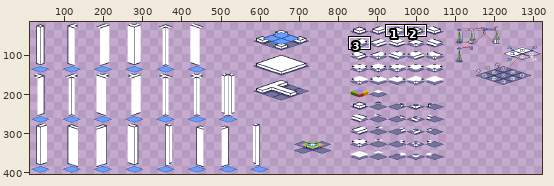
Pixel-art file: assets/images/scratchpad.aseprite. Above, an overview of the earlier version with the close-up marked.
Close-up. Before the commit:
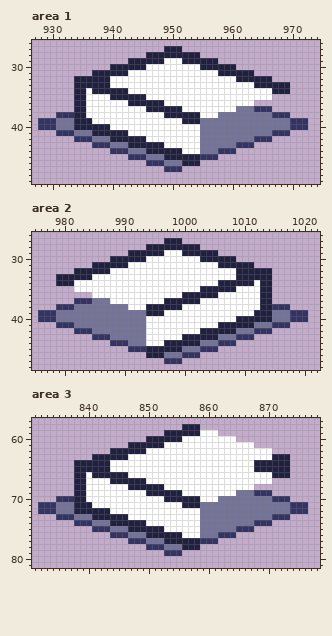
1344x416 pixels, 1 frame. Shown: area 1: x 927..974, y 26..49; area 2: x 975..1022, y 26..48; area 3: x 831..878, y 57..81. The wide view leaves out empty margins. The commit also changed other parts of the picture, which this record leaves out.
After:
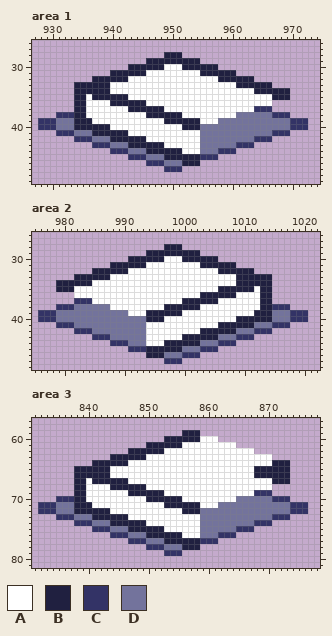
Palette (. is transparent): A #ffffff  B #202040  C #333366  D #73739c
Edits made:
layer "walls and floors #2" removed
Area 1, layer "floors":
y 27: x 949..951 BBB -> ...
y 28: x 946..948 BBB -> ...; x 952..954 BBB -> ...
y 29: x 943..945 BBB -> ...; x 949..951 AAA -> BBB; x 955..957 BBB -> ...
y 30: x 940..942 BBB -> ...; x 946..948 AAA -> BBB; x 952..954 AAA -> BBB; x 958..960 BBB -> ...
y 31: x 937..939 BBB -> ...; x 943..945 AAA -> BBB; x 955..957 AAA -> BBB; x 961..963 BBB -> ...
y 32: x 934..936 BBB -> ...; x 940..942 AAA -> BBB; x 958..960 AAA -> BBB; x 964..966 BBB -> ...
y 33: x 961..963 AAA -> BBB; x 967..969 BBB -> ...
y 34: x 936 A -> B; x 940..942 BBB -> AAA; x 964..966 AAA -> BBB
y 35: x 937..939 AAA -> BBB; x 943..945 BBB -> AAA; x 967..969 ... -> BBB
y 36: x 940..942 AAA -> BBB; x 946..948 BBB -> AAA; x 964..966 ... -> AAA
y 37: x 943..945 AAA -> BBB; x 949..951 BBB -> AAA; x 961..963 DDD -> AAA
y 38: x 946..948 AAA -> BBB; x 952..954 BBB -> AAA; x 958..960 DDD -> AAA
y 39: x 949..951 AAA -> BBB; x 955..957 DDD -> AAA
y 40: x 952..954 AAA -> BBB
Area 2, layer "floors":
y 27: x 997..999 BBB -> ...
y 28: x 994..996 BBB -> ...; x 1000..1002 BBB -> ...
y 29: x 991..993 BBB -> ...; x 997..999 AAA -> BBB; x 1003..1005 BBB -> ...
y 30: x 988..990 BBB -> ...; x 994..996 AAA -> BBB; x 1000..1002 AAA -> BBB; x 1006..1008 BBB -> ...
y 31: x 985..987 BBB -> ...; x 991..993 AAA -> BBB; x 1003..1005 AAA -> BBB; x 1009..1011 BBB -> ...
y 32: x 982..984 BBB -> ...; x 988..990 AAA -> BBB; x 1006..1008 AAA -> BBB; x 1012..1014 BBB -> ...
y 33: x 979..981 BBB -> ...; x 985..987 AAA -> BBB
y 34: x 982..984 AAA -> BBB; x 1006..1008 BBB -> AAA; x 1012 A -> B
y 35: x 979..981 ... -> BBB; x 1003..1005 BBB -> AAA; x 1009..1011 AAA -> BBB
y 36: x 982..984 ... -> AAA; x 1000..1002 BBB -> AAA; x 1006..1008 AAA -> BBB
y 37: x 985..987 DDD -> AAA; x 997..999 BBB -> AAA; x 1003..1005 AAA -> BBB
y 38: x 988..990 DDD -> AAA; x 994..996 BBB -> AAA; x 1000..1002 AAA -> BBB
y 39: x 991..993 DDD -> AAA; x 997..999 AAA -> BBB
y 40: x 994..996 AAA -> BBB
Area 3, layer "floors":
y 58: x 856..858 BBB -> ...
y 59: x 853..855 BBB -> ...; x 859..861 AAA -> ...
y 60: x 850..852 BBB -> ...; x 856..858 AAA -> BBB; x 862..864 AAA -> ...
y 61: x 847..849 BBB -> ...; x 853..855 AAA -> BBB; x 865..867 AAA -> ...
y 62: x 844..846 BBB -> ...; x 850..852 AAA -> BBB; x 868..870 AAA -> ...
y 63: x 841..843 BBB -> ...; x 847..849 AAA -> BBB; x 871..873 BBB -> ...
y 64: x 838..840 BBB -> ...; x 844..846 AAA -> BBB; x 868..870 BBB -> AAA
y 66: x 840 A -> B; x 844..846 BBB -> AAA; x 868..870 AAA -> BBB
y 67: x 841..843 AAA -> BBB; x 847..849 BBB -> AAA; x 871..873 ... -> BBB
y 68: x 844..846 AAA -> BBB; x 850..852 BBB -> AAA; x 868..870 ... -> AAA
y 69: x 847..849 AAA -> BBB; x 853..855 BBB -> AAA; x 865..867 DDD -> AAA
y 70: x 850..852 AAA -> BBB; x 856..858 BBB -> AAA; x 862..864 DDD -> AAA
y 71: x 853..855 AAA -> BBB; x 859..861 DDD -> AAA
y 72: x 856..858 AAA -> BBB
Boxes around the changes in both close-ups, in picture pixels (x1, y1, x2, y2):
changed: (74, 46, 290, 130)
changed: (56, 238, 272, 322)
changed: (74, 424, 290, 514)
